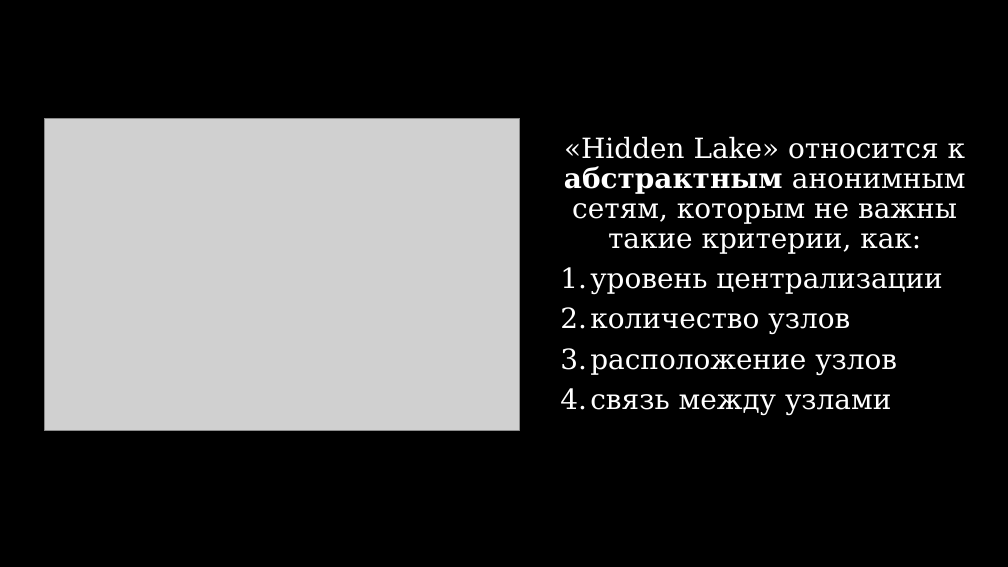
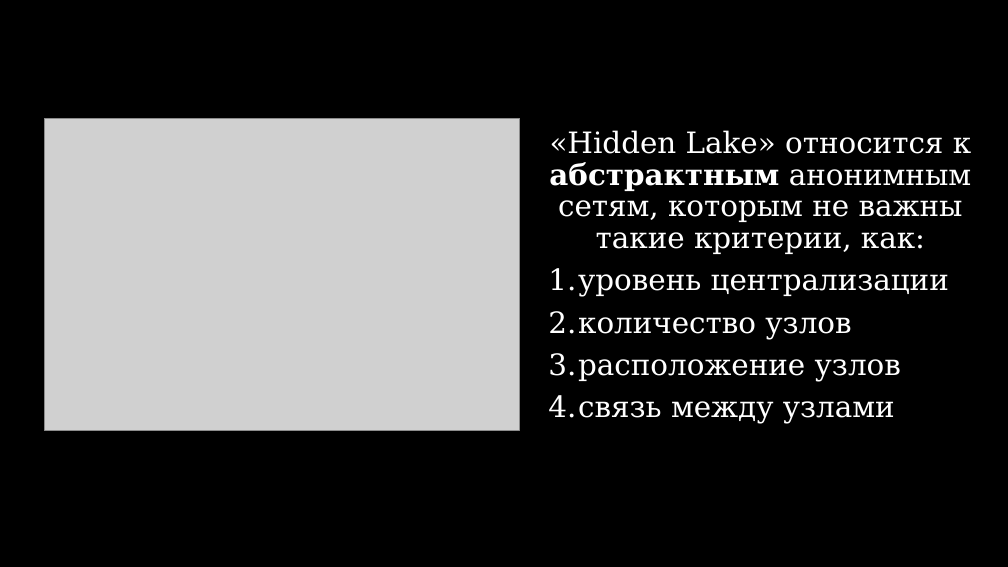
Before and after one commit to number571/go-peer, a slide deck: slide 8 of docs/hidden_lake_anonymous_network_view.pptx. Drawn at 1008x567 pixels with LibreOffice and Linux fonts; fonts in the diff are those of the drawing; grey boxes stand for pictures. Boxes give left, top, right and bottom in pixels: in the first picture for what was removed or moved away, otherwise in the second. Text is boxed around its words. In the diff, an @@ line names an element or a change of style, - is before the commit and + after.

```diff
--- a/docs/hidden_lake_anonymous_network_view.pptx
+++ b/docs/hidden_lake_anonymous_network_view.pptx
@@ text "«Hidden Lake» относится к абстрактным ...": place and size @@
-text "«Hidden Lake» относится к абстрактным ..." at [564,136,966,415]
+text "«Hidden Lake» относится к абстрактным ..." at [548,130,971,423]
@@ text "«Hidden Lake» относится к абстрактным ..." at [548,130,971,423]: size 26.6 to 28 pt; line spacing 0.89 to 0.9 @@
```
Also in this commit, not shown: 2 other slides changed, 3 other files.
